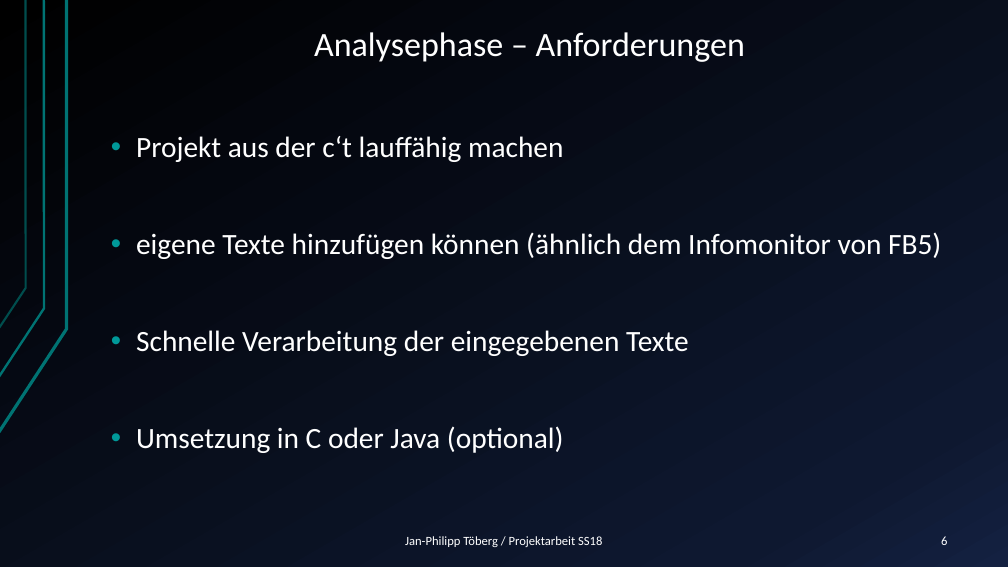
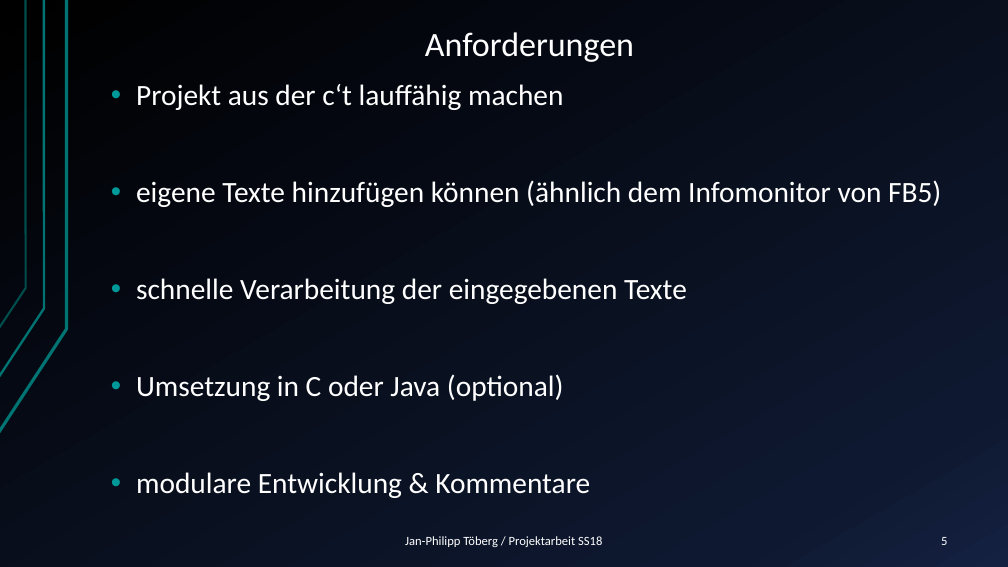
Before and after one commit to Janfiderheld/Drahtloses-Tuerschild-PA, a slide deck: slide 5 of Dokumentation/Kolloquium Janfi.pptx (slide 6 before the commit). Drawn at 1008x567 pixels with LibreOffice and Linux fonts; fonts in the diff are those of the drawing. Boxes give left, top, right and bottom in pixels: in the first picture for what was removed or moved away, otherwise in the second. Text is boxed around its words. In the diff, an @@ line names an element or a change of style, - is before the commit and + after.

```diff
--- a/Dokumentation/Kolloquium Janfi.pptx
+++ b/Dokumentation/Kolloquium Janfi.pptx
@@ title at box(425, 32, 634, 62): text changed @@
-Analysephase – Anforderungen
+Anforderungen
@@ text at box(136, 278, 687, 304): text changed @@
-• Schnelle Verarbeitung der eingegebenen Texte
+• schnelle Verarbeitung der eingegebenen Texte
@@ text at box(136, 472, 590, 498): paragraph added @@
+• modulare Entwicklung & Kommentare
@@ page number at box(941, 537, 947, 545): text changed @@
-6
+5
```
Also in this commit, not shown: 10 other slides changed, 1 slide removed, 1 other file.
